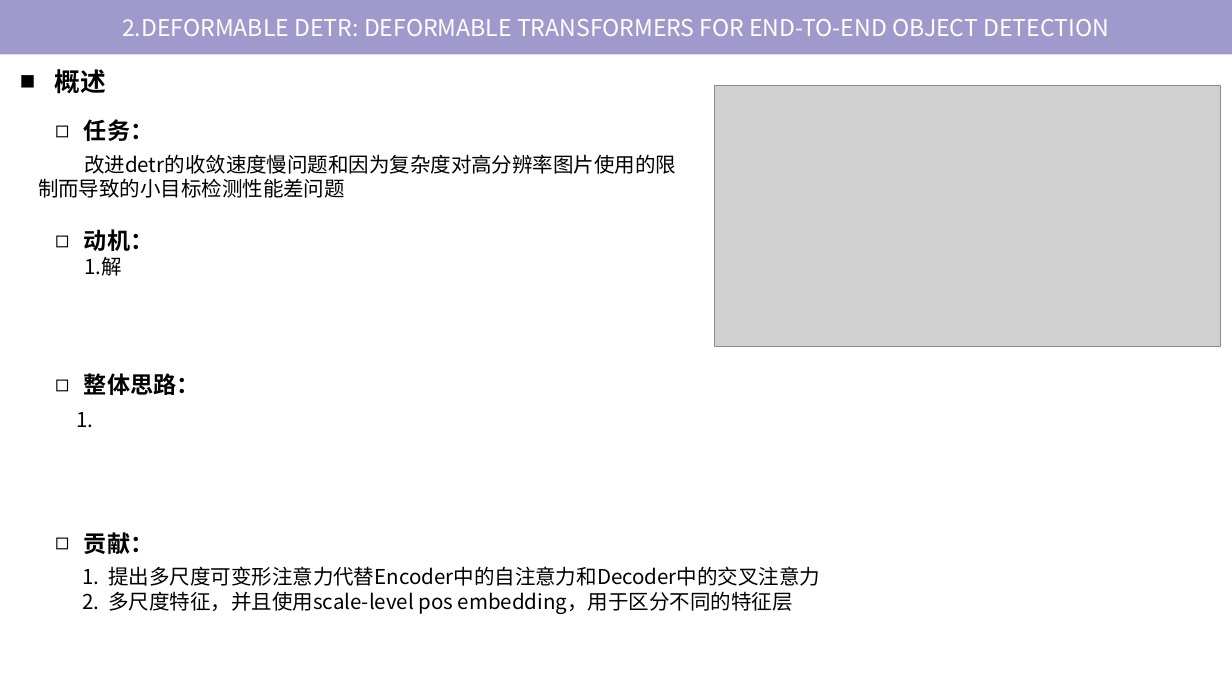
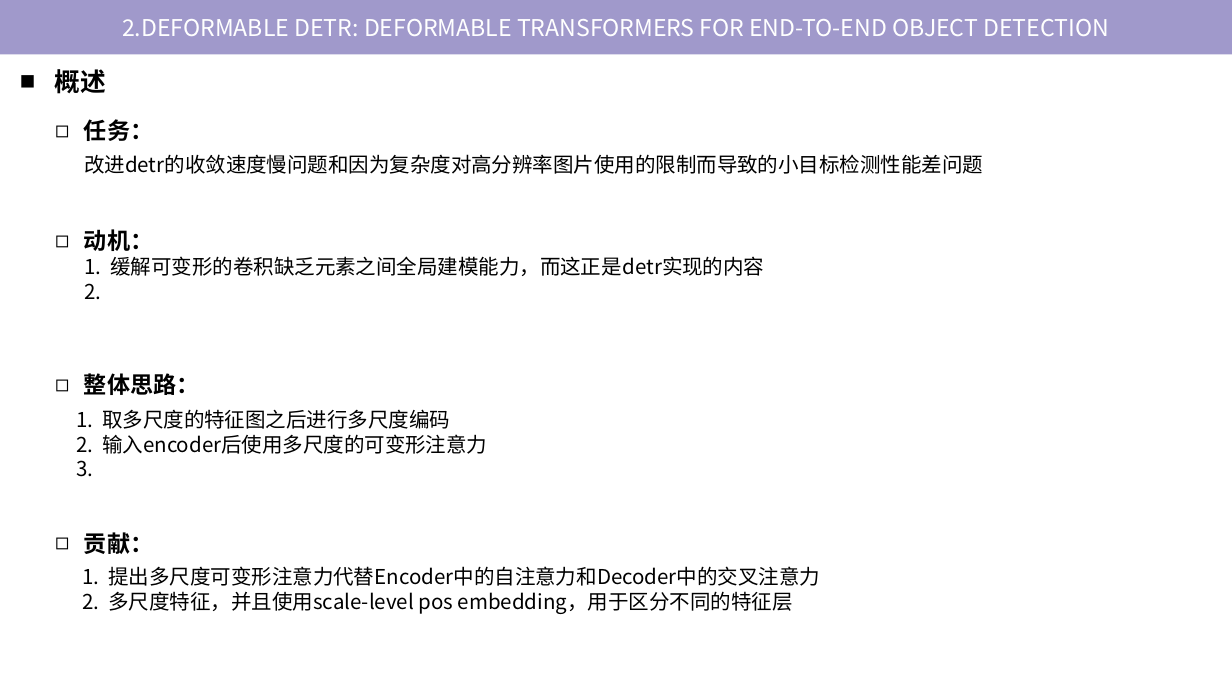
Before and after one commit to tj-messi/cv-computer-visual-tj, a slide deck: slide 10 of 0.组会记录/2024-10-17/report-2024-10-10.pptx. Drawn at 1232x693 pixels with LibreOffice and Linux fonts; fonts in the diff are those of the drawing; grey boxes stand for pictures. Boxes give left, top, right and bottom in pixels: in the first picture for what was removed or moved away, otherwise in the second. Text is boxed around its words. In the diff, an @@ line names an element or a change of style, - is before the commit and + after.

```diff
--- a/0.组会记录/2024-10-17/report-2024-10-10.pptx
+++ b/0.组会记录/2024-10-17/report-2024-10-10.pptx
@@ picture removed at bbox=[715, 86, 1222, 347] @@
@@ text "改进detr的收敛速度慢问题和因为复杂度对高分辨率图片使用的限制而导致的小目标检测性能差问题" rewrapped from bbox=[84, 154, 676, 174] to bbox=[84, 154, 983, 174] @@
@@ text at bbox=[84, 256, 764, 299]: text changed @@
-1.解
+1. 缓解可变形的卷积缺乏元素之间全局建模能力，而这正是detr实现的内容
+2.
@@ text at bbox=[76, 409, 487, 477]: text changed @@
-1.
+1. 取多尺度的特征图之后进行多尺度编码
+2. 输入encoder后使用多尺度的可变形注意力
+3.
```
Also in this commit, not shown: 1 other slide changed, 3 slides added.
